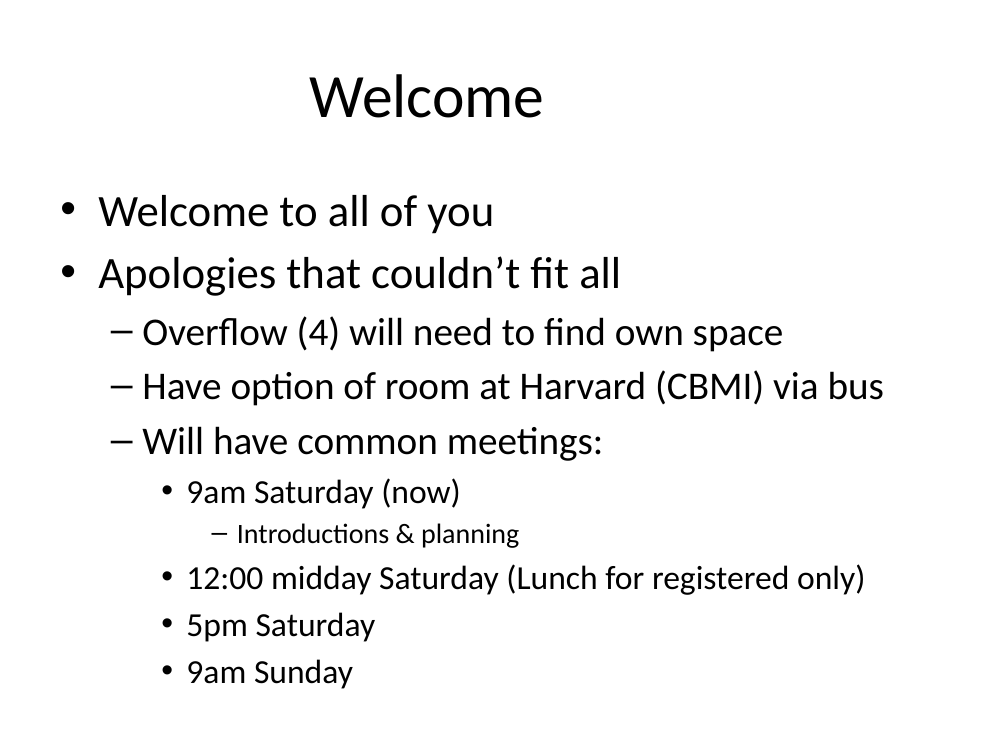
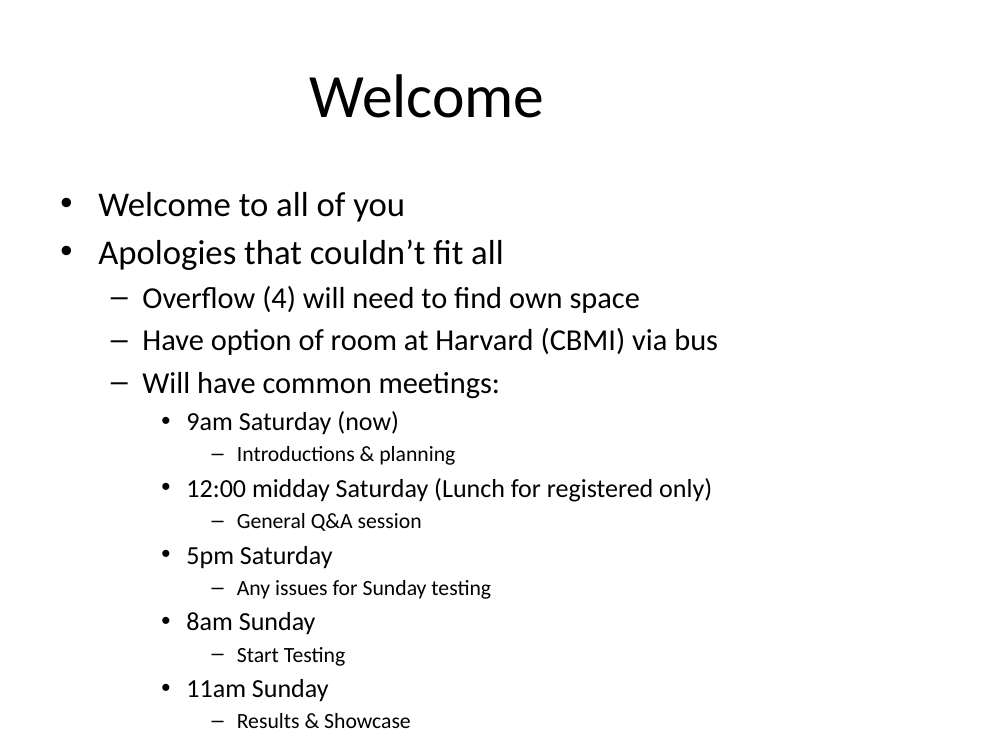
Before and after one commit to vista-novo/fhir, a slide deck: slide 2 of connectathons/Boston2013/Introduction.pptx. Drawn at 1008x756 pixels with LibreOffice and Linux fonts; fonts in the diff are those of the drawing; background and template pictures are left out. Boxes give left, top, right and bottom in pixels: in the first picture for what was removed or moved away, otherwise in the second. Text is boxed around its words. In the diff, an @@ line names an element or a change of style, - is before the commit and + after.

Commit message:
general updates

```diff
--- a/connectathons/Boston2013/Introduction.pptx
+++ b/connectathons/Boston2013/Introduction.pptx
@@ text at (98, 192, 718, 569): size 32 to 24.8 pt in "Welcome to all of you", "Apologies that couldn’t fit all"; size 28 to 21.7 pt in "Overflow (4) will need to find own ...", "Have option of room at Harvard (CBMI) ...", "Will have common meetings:"; size 24 to 18.6 pt in "9am Saturday (now)", "12:00 midday Saturday (Lunch for registered only)", "5pm Saturday"; size 20 to 15.5 pt in "Introductions & planning"; less space between paragraphs @@
@@ text at (237, 513, 422, 531): paragraph added @@
+      – General Q&A session
@@ text at (186, 580, 491, 666): text changed; size 24 to 15.5 pt @@
-    • 9am Sunday
+      – Any issues for Sunday testing
+    • 8am Sunday
+      – Start Testing
+    • 11am Sunday
+      – Results & Showcase
```
Also in this commit, not shown: 6 other slides changed.
